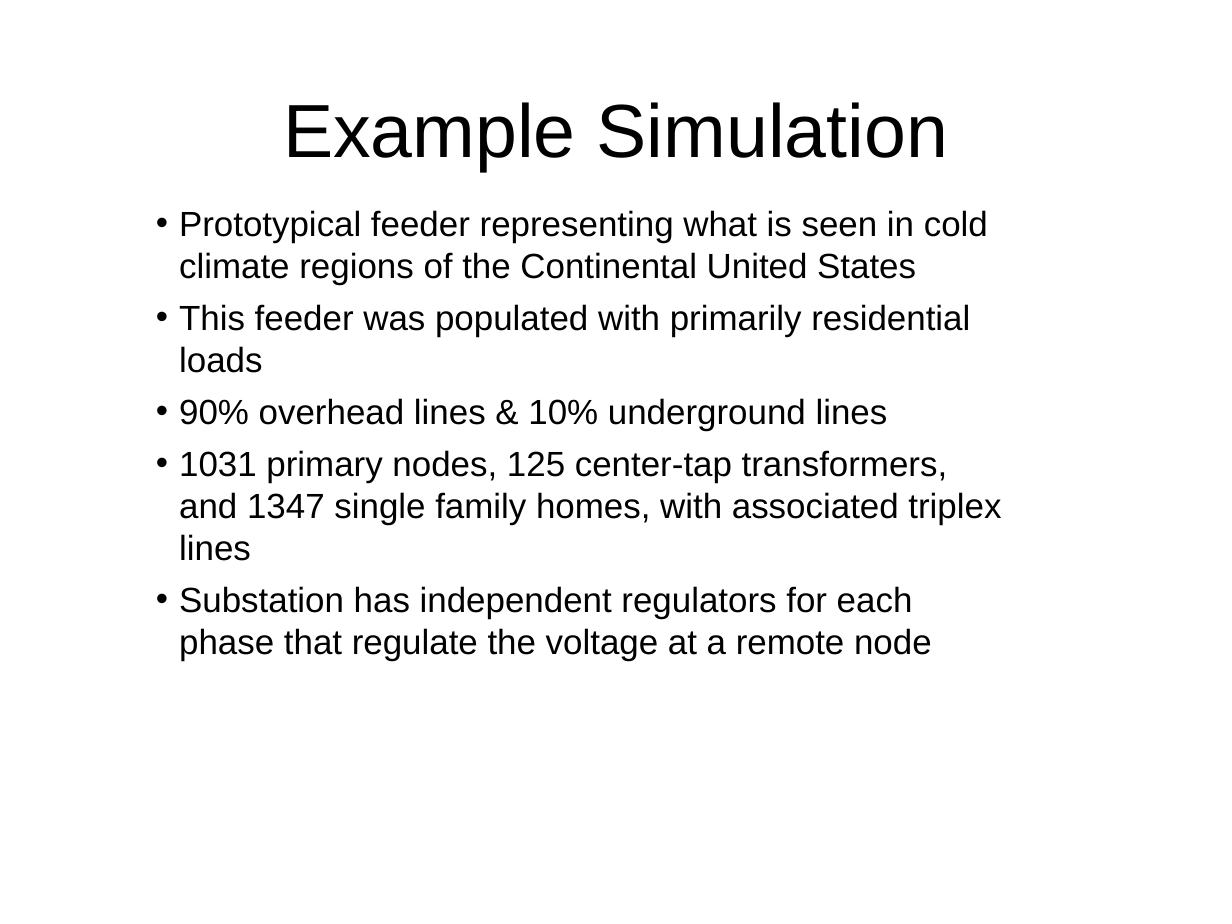
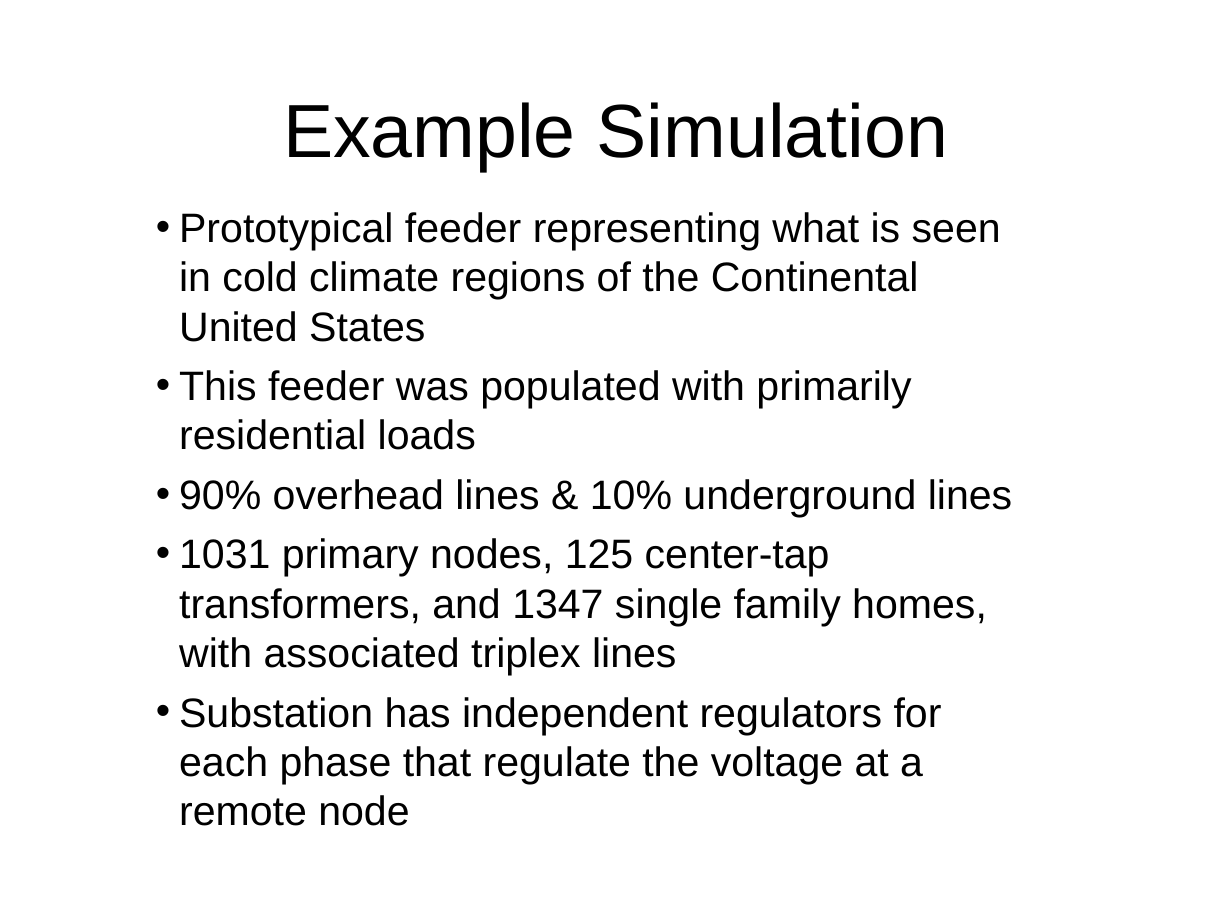
Before and after one commit to gridlab-d/course, a slide deck: slide 12 of 1.0 - Why GridLAB-D.pps (slide 11 before the commit). Drawn at 1232x924 pixels with LibreOffice and Linux fonts; fonts in the diff are those of the drawing; background and template pictures are left out. Boxes give left, top, right and bottom in pixels: in the first picture for what was removed or moved away, otherwise in the second. Text is boxed around its words. In the diff, an @@ line names an element or a change of style, - is before the commit and + after.

```diff
--- a/1.0 - Why GridLAB-D.pps
+++ b/1.0 - Why GridLAB-D.pps
@@ text "Prototypical feeder representing what is ..." at [179,212,1012,826]: size 20.4 to 24 pt @@
```
Also in this commit, not shown: 1 other slide changed, 1 slide added.
